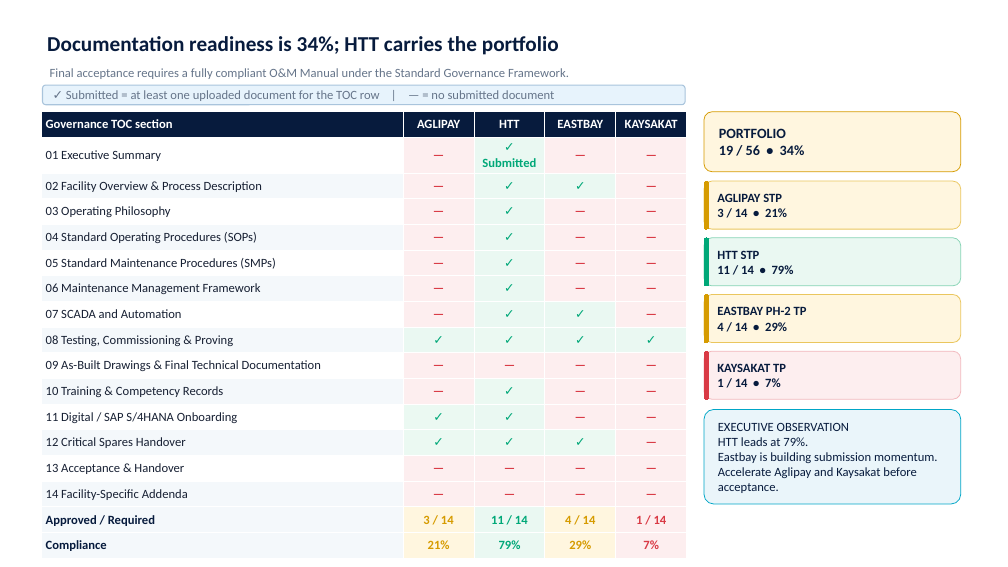
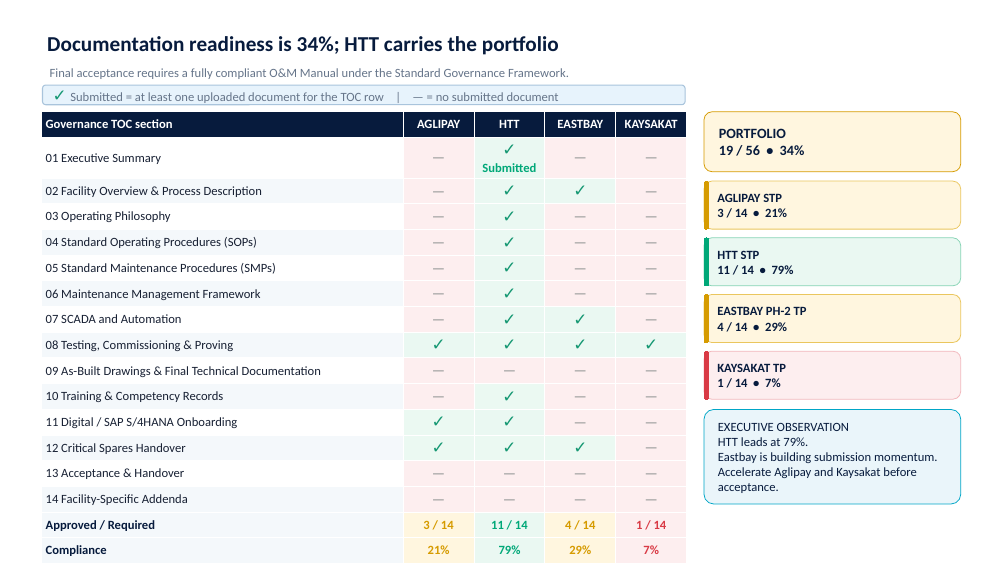
Before and after one commit to estrangender26/odm-dashboard, a slide deck: slide 3 of src/modules/governance-v3/templates/Onboarding Status.pptx. Drawn at 1008x567 pixels with LibreOffice and Linux fonts; fonts in the diff are those of the drawing. Boxes give left, top, right and bottom in pixels: in the first picture for what was removed or moved away, otherwise in the second. Text is boxed around its words. In the diff, an @@ line names an element or a change of style, - is before the commit and + after.

Commit message:
feat: polish Governance V3 executive messaging
- Replace short percentage-only facility observations with tier-based,
  implication-driven executive wording driven by compliance band.
- Make next-gate text action-oriented and derived from milestone/phase state.
- Improve Slide 3 matrix symbol readability: larger bold green checks and
  lighter bold gray dashes while keeping compact ✓/— form and 12pt minimum.
- Preserve template structure, slide count, masters, layouts, and coordinates.
- No change to approved 19/56 baseline, schema, migrations, or API contracts.

```diff
--- a/src/modules/governance-v3/templates/Onboarding Status.pptx
+++ b/src/modules/governance-v3/templates/Onboarding Status.pptx
@@ rounded rectangle "✓ Submitted = at least ..." at (x1=42, y1=85, x2=685, y2=104): size 12 to 16 pt, text colour #66758A to #169873, bold on in "✓" @@
@@ table at (x1=41, y1=112, x2=687, y2=560) @@
@@ size 12 to 14 pt, text colour #D93A45 to #A9A9A9 in "—", "—", "—", "—" and 33 more places @@
@@ size 12 to 16 pt, text colour #00A878 to #169873 in "✓", "✓", "✓", "✓" and 15 more places @@
```
Also in this commit, not shown: 1 other file.
